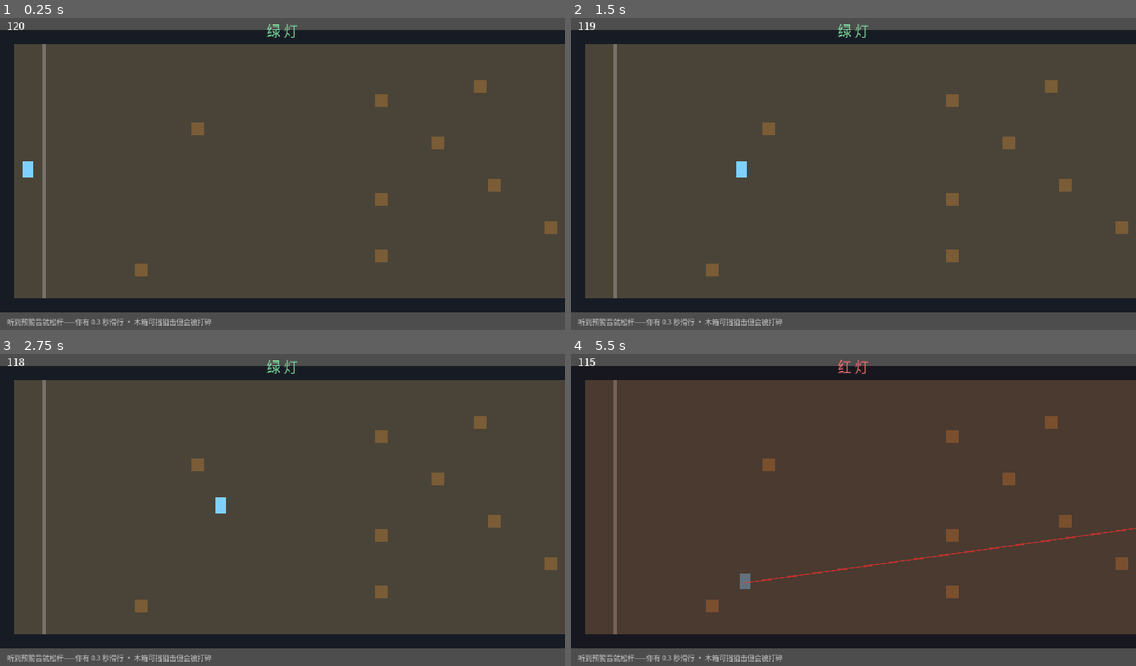
Above: before the commit, frames 1-4 (two rows, left to right).
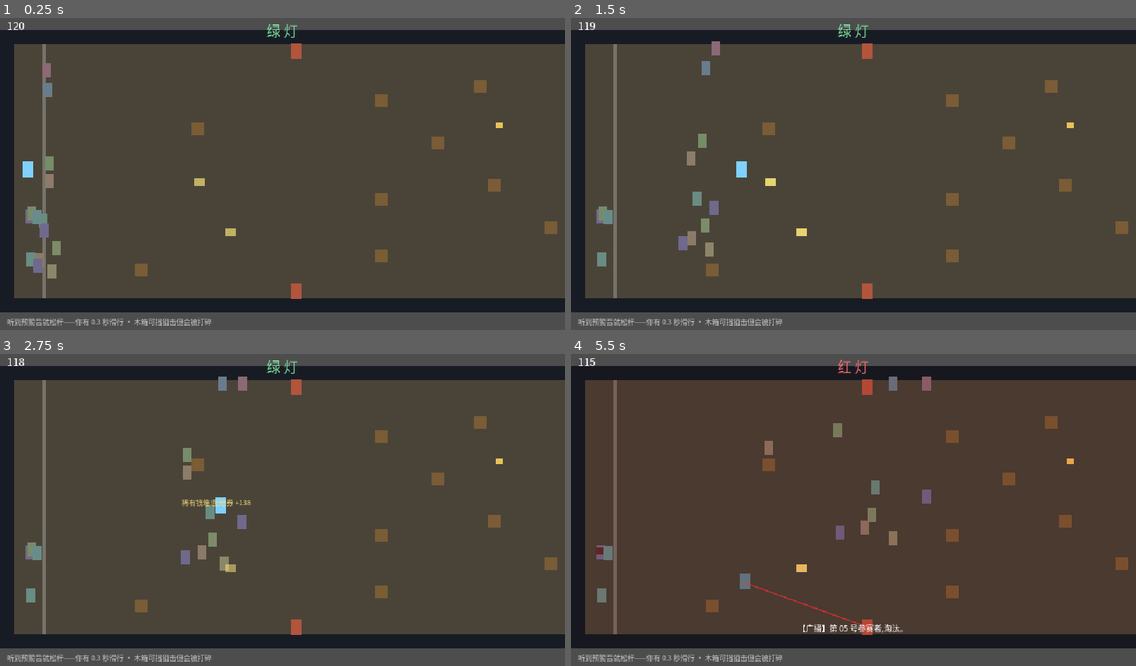
Above: after the commit, the same moments.

Repository: 1qw234e3/squid-rogue
Game: Godot game, scene res://scenes/games/RedLight.tscn
Same seed, same stepped clock (60 frames per second), same inputs: the game is played once before the commit and once after it. This scene is started directly instead of the project's main scene.
Inputs (mouse positions are in pixels of both pictures, inside the frame that each line leads up to):
- Up to frame 1 (0.25 s): no input
- Up to frame 2 (1.5 s): tap Enter (ui_accept) at 0.5, 0.77 s; move the mouse to (977, 155) at 0.52 s; press the mouse at (977, 155) at 0.53 s; hold D (move_right) 0.53-1.25 s; tap Space (roll) at 0.6 s; release the mouse at (977, 155) at 1.25 s; drag from (740, 186) to (825, 233) at 1.27 s
- Up to frame 3 (2.75 s): move the mouse to (339, 438) at 2.02 s; press the mouse at (339, 438) at 2.03 s; hold D (move_right) from 2.03 s (still down); tap E (interact) at 2.1 s
- Up to frame 4 (5.5 s): release D (move_right) at 2.75 s; release the mouse at (910, 438) at 2.75 s; drag from (825, 569) to (684, 460) at 2.77 s; move the mouse to (1023, 553) at 3.52 s; press the mouse at (1023, 553) at 3.53 s; hold A (move_left) 3.53-4.25 s; tap Enter (ui_accept) at 3.77, 5 s; release the mouse at (1023, 553) at 4.25 s; drag from (684, 460) to (768, 428) at 4.27 s; move the mouse to (881, 506) at 5.02 s; press the mouse at (881, 506) at 5.03 s; hold S (move_down) from 5.03 s (still down); tap Space (roll) at 5.1 s

The runs differ from the first frame. In frame 1, 1.1% of the frame differs, in the area x 4-89%, y 8-91%; in frame 2, 1.2%; in frame 3, 1.3%; in frame 4, 1.7%, in the area x 4-100%, y 7-91%.

Commit message:
[m1] 关卡内NPC参赛者 + 稀有物件(钱/食物) + 场边守卫执法
- 木头人加入14个AI参赛者:勇气参数驱动(莽夫冲/怂包赖到限时逼迫),
  红灯反应慢者被守卫狙杀,全岛播报'第X号参赛者,淘汰';掩体同样能救NPC
- 场边四个守卫哨位:处决枪从最近哨位打出(娃娃只负责扫描),弹道tracer可见
- 稀有物件系统(走过即拾):钱袋/食物(HP+2)/稀有钱箱(闪光,120-180券);
  木头人场地撒4个,被狙杀NPC 35%掉遗物券——绿灯舔包=风险换钱
- 守卫猎杀迷宫也撒3个(食物为主,这关挨枪子);拾取飘字+音效反馈

Co-Authored-By: Claude Fable 5 <noreply@anthropic.com>

Diff:
--- /dev/null
+++ b/scripts/actors/contestant.gd
@@ -0,0 +1,70 @@
+extends CharacterBody2D
+## 木头人关的 AI 参赛者(设计文档 §3.1):按勇气参数决定激进度。
+## 勇气高 → 绿灯冲刺、红灯反应及时;勇气低 → 怂,赖在原地直到限时逼迫。
+## 反应慢的会在红灯里滑出违规、被守卫狙杀——他们的死是给玩家的规则教学。
+
+var number := 0
+var courage := 0.5
+var speed := 60.0
+var reaction := 0.1     # 本轮红灯的反应延迟,场景每次红灯重掷
+var dead := false
+var done := false
+var arena: Node2D
+var lane_y := 0.0
+var body_rect: ColorRect
+
+
+func setup(arena_: Node2D, number_: int, courage_: float) -> void:
+	arena = arena_
+	number = number_
+	courage = courage_
+	speed = 45.0 + courage * 45.0
+
+
+func _ready() -> void:
+	add_to_group("contestants")
+	collision_layer = 0
+	collision_mask = 1  # 只撞墙和掩体,不挡玩家也不互相挤
+	var shape := CollisionShape2D.new()
+	var rect := RectangleShape2D.new()
+	rect.size = Vector2(10, 12)
+	shape.shape = rect
+	add_child(shape)
+	body_rect = ColorRect.new()
+	body_rect.size = Vector2(10, 16)
+	body_rect.position = Vector2(-5, -10)
+	body_rect.color = Color.from_hsv(randf(), 0.25, 0.55)  # 灰扑扑的随机色:背景板,不抢玩家视觉
+	add_child(body_rect)
+	lane_y = global_position.y
+
+
+func _physics_process(delta: float) -> void:
+	if dead or done:
+		velocity = Vector2.ZERO
+		return
+	if arena.is_green():
+		# 怂包(勇气<0.35)赖着不动,直到限时开始逼人(§3.1:总限时逼迫全员)
+		if courage < 0.35 and arena.time_left > 45.0:
+			velocity = Vector2.ZERO
+		else:
+			var target_y: float = lane_y + sin(Time.get_ticks_msec() / 700.0 + number) * 10.0
+			velocity = Vector2(speed, clampf(target_y - global_position.y, -20.0, 20.0))
+	else:
+		# 预警/红灯:reaction 秒内还在慢吞吞地减速——这段滑行就是死因
+		if arena.time_in_light < reaction:
+			velocity = velocity.move_toward(Vector2.ZERO, 150.0 * delta)
+		else:
+			velocity = velocity.move_toward(Vector2.ZERO, 900.0 * delta)
+	move_and_slide()
+	if global_position.x >= arena.finish_x:
+		done = true
+		var tw := create_tween()
+		tw.tween_property(self, "modulate:a", 0.0, 0.6)  # 到达终点,退场
+
+
+func die() -> void:
+	dead = true
+	velocity = Vector2.ZERO
+	body_rect.color = Color("5e2c2c")
+	body_rect.size = Vector2(16, 8)  # 倒下
+	body_rect.position = Vector2(-8, -4)
--- a/scripts/actors/player.gd
+++ b/scripts/actors/player.gd
@@ -103,6 +103,13 @@
 			return
 
 
+func heal(amount: int) -> void:
+	if hp <= 0:
+		return
+	hp = mini(hp + amount, MAX_HP)
+	EventBus.player_hp_changed.emit(hp, MAX_HP)
+
+
 func take_damage(dmg: int, from_dir: Vector2) -> void:
 	if rolling or hp <= 0:
 		return  # 翻滚期间免伤 = 无敌帧
--- a/scripts/autoload/game.gd
+++ b/scripts/autoload/game.gd
@@ -67,6 +67,22 @@
 		_ui_font = SystemFont.new()
 		_ui_font.font_names = PackedStringArray(["PingFang SC", "Hiragino Sans GB", "Microsoft YaHei", "Noto Sans CJK SC"])
 	return _ui_font
+
+
+## 世界坐标处冒一行小字,上浮淡出(拾取/奖励提示通用)
+func float_text(pos: Vector2, text: String, color := Color.WHITE) -> void:
+	var l := Label.new()
+	l.text = text
+	l.add_theme_font_override("font", ui_font())
+	l.add_theme_font_size_override("font_size", 8)
+	l.modulate = color
+	get_tree().current_scene.add_child(l)
+	l.global_position = pos + Vector2(-20, -18)
+	var tw := l.create_tween()
+	tw.set_parallel(true)
+	tw.tween_property(l, "position:y", l.position.y - 14.0, 0.8)
+	tw.tween_property(l, "modulate:a", 0.0, 0.6).set_delay(0.3)
+	get_tree().create_timer(1.0).timeout.connect(l.queue_free)
 
 
 ## UI 快捷:建一个用中文字体的 Label(默认字体不含中文)
--- /dev/null
+++ b/scripts/combat/loot.gd
@@ -0,0 +1,54 @@
+extends Node2D
+## 场地稀有物(走过即拾,自轮询玩家距离,无需场景接线):
+## 钱袋(配给券)/ 食物(回血)/ 稀有钱箱(大额,闪光提示——"幸运感"需要被看见)。
+
+const KINDS := {
+	"money": {"color": Color("e8c25a"), "size": Vector2(8, 6)},
+	"food": {"color": Color("7fd17f"), "size": Vector2(7, 7)},
+	"cache": {"color": Color("ffea7a"), "size": Vector2(12, 9)},
+}
+
+var kind := "money"
+var amount := 30
+var rect: ColorRect
+
+
+func _ready() -> void:
+	add_to_group("loot")
+	var spec: Dictionary = KINDS[kind]
+	rect = ColorRect.new()
+	rect.size = spec.size
+	rect.position = -spec.size / 2.0
+	rect.color = spec.color
+	add_child(rect)
+	if kind == "cache":
+		var tw := create_tween().set_loops()
+		tw.tween_property(rect, "modulate:a", 0.45, 0.4)
+		tw.tween_property(rect, "modulate:a", 1.0, 0.4)
+
+
+func _process(_delta: float) -> void:
+	var p := get_tree().get_first_node_in_group("player")
+	if p == null or not (p is Node2D) or not p.visible:
+		return
+	if p.global_position.distance_to(global_position) < 14.0:
+		_collect(p)
+
+
+func _collect(p: Node) -> void:
+	set_process(false)
+	var text := ""
+	match kind:
+		"money":
+			Run.tickets += amount
+			text = "配给券 +%d" % amount
+		"cache":
+			Run.tickets += amount
+			text = "稀有钱箱!配给券 +%d" % amount
+		"food":
+			if p.has_method("heal"):
+				p.heal(2)
+			text = "食物:HP +2"
+	Game.play_sfx("hit", 1.7)
+	Game.float_text(global_position, text, Color("ffe07a"))
+	queue_free()
--- a/scripts/games/red_light.gd
+++ b/scripts/games/red_light.gd
@@ -6,6 +6,8 @@
 
 const PlayerScript := preload("res://scripts/actors/player.gd")
 const ShakeCamera := preload("res://scripts/m0/shake_camera.gd")
+const Contestant := preload("res://scripts/actors/contestant.gd")
+const Loot := preload("res://scripts/combat/loot.gd")
 
 const CELL := 16
 const FIELD_W := 60
@@ -16,11 +18,17 @@
 const LASER_TIME := 0.5     # 预瞄到开枪的窗口
 const COVER_COUNT := 12
 const COVER_HP := 3
+const NPC_COUNT := 14
+const LOOT_COUNT := 4
 
 enum Light { GREEN, WARN, RED }
 
 var light := Light.GREEN
 var light_timer := 2.0
+var time_in_light := 0.0   # 进入当前灯态多久了(NPC 反应判定用)
+var contestants: Array = []
+var kill_queue: Array = []  # {npc, t}:已被判违规、等待处决的 NPC
+var guard_posts: Array = [] # 场边守卫哨位坐标,处决枪从最近哨位打出
 var time_left := TIME_LIMIT
 var violate := 0.0
 var laser_timer := -1.0
@@ -36,6 +44,8 @@
 var hud_light: Label
 var hud_time: Label
 var hud_msg: Label
+var hud_cast: Label
+var cast_timer := 0.0
 
 
 func _ready() -> void:
@@ -45,6 +55,9 @@
 	_spawn_player()
 	_spawn_covers()
 	_build_doll()
+	_build_guard_posts()
+	_spawn_contestants()
+	_spawn_loot()
 	_setup_hud()
 	tint = CanvasModulate.new()
 	add_child(tint)
@@ -61,7 +74,13 @@
 	if finished:
 		return
 	time_left -= delta
+	time_in_light += delta
 	hud_time.text = "%d" % maxi(ceili(time_left), 0)
+	_process_kill_queue(delta)
+	if cast_timer > 0.0:
+		cast_timer -= delta
+		if cast_timer <= 0.0:
+			hud_cast.modulate.a = 0.0
 	if time_left <= 0.0:
 		_snipe_player()  # 超时 = 直接清场
 		_eliminate("超时")
@@ -80,7 +99,7 @@
 				_set_light(Light.GREEN)
 	if laser_timer >= 0.0:
 		laser_timer -= delta
-		laser.points = PackedVector2Array([doll_eye_pos, player.global_position])
+		laser.points = PackedVector2Array([_nearest_post(player.global_position), player.global_position])
 		if laser_timer < 0.0:
 			_resolve_shot()
 	if player.global_position.x >= finish_x and not finished:
@@ -89,9 +108,16 @@
 
 # ---------- 灯与判定 ----------
 
+func is_green() -> bool:
+	return light == Light.GREEN
+
+
 func _set_light(s: Light) -> void:
 	light = s
 	violate = 0.0
+	time_in_light = 0.0
+	if s == Light.RED:
+		_roll_npc_violations()
 	match s:
 		Light.GREEN:
 			light_timer = rng.randf_range(2.5, 5.0)
@@ -130,17 +156,80 @@
 func _resolve_shot() -> void:
 	laser.visible = false
 	laser_timer = -1.0
-	# 从娃娃眼睛到玩家打射线:被掩体挡住 → 掩体挨这一枪;否则玩家挨
-	var params := PhysicsRayQueryParameters2D.create(doll_eye_pos, player.global_position, 1)
+	# 处决枪从最近的场边守卫哨位打出:被掩体挡住 → 掩体挨这一枪;否则玩家挨
+	var post := _nearest_post(player.global_position)
+	var params := PhysicsRayQueryParameters2D.create(post, player.global_position, 1)
 	var hit := get_world_2d().direct_space_state.intersect_ray(params)
 	Game.play_sfx("shoot_heavy", 0.9)
 	Game.shake(3.0)
+	_tracer(post, player.global_position)
 	if hit.is_empty():
 		_snipe_player()
 		if player.hp <= 0:
 			_eliminate("红灯期间移动")
 	else:
 		_damage_cover(hit.collider)
+
+
+# ---------- 参赛者 NPC 与处决 ----------
+
+## 红灯落下的瞬间,给每个活着的 NPC 掷反应延迟;滑出太多的进处决队列
+func _roll_npc_violations() -> void:
+	for npc in contestants:
+		if npc.dead or npc.done:
+			continue
+		npc.reaction = maxf(0.0, (1.0 - npc.courage) * rng.randf_range(0.0, 0.4))
+		if npc.reaction > 0.15 and rng.randf() < 0.5:
+			kill_queue.append({"npc": npc, "t": npc.reaction + 0.35})
+
+
+func _process_kill_queue(delta: float) -> void:
+	for entry in kill_queue.duplicate():
+		entry.t -= delta
+		if entry.t > 0.0:
+			continue
+		kill_queue.erase(entry)
+		var npc: CharacterBody2D = entry.npc
+		if npc.dead or npc.done:
+			continue
+		var post := _nearest_post(npc.global_position)
+		# 躲到掩体后的 NPC 也能逃过一劫——规则对所有人一致,玩家看得懂
+		var params := PhysicsRayQueryParameters2D.create(post, npc.global_position, 1)
+		if not get_world_2d().direct_space_state.intersect_ray(params).is_empty():
+			continue
+		_tracer(post, npc.global_position)
+		Game.play_sfx_at("shoot_heavy", npc.global_position, 0.9)
+		npc.die()
+		_broadcast("第 %02d 号参赛者,淘汰。" % npc.number)
+		# 死者遗物:35% 掉一小袋配给券,绿灯里去舔包是风险换钱
+		if rng.randf() < 0.35:
+			_drop_loot("money", rng.randi_range(10, 30), npc.global_position + Vector2(8, 0))
+
+
+func _nearest_post(pos: Vector2) -> Vector2:
+	var best: Vector2 = guard_posts[0]
+	for p in guard_posts:
+		if p.distance_to(pos) < best.distance_to(pos):
+			best = p
+	return best
+
+
+## 处决弹道:一条瞬间画满、快速淡出的亮线
+func _tracer(from: Vector2, to: Vector2) -> void:
+	var line := Line2D.new()
+	line.width = 1.5
+	line.default_color = Color(1.0, 0.9, 0.7, 0.9)
+	line.points = PackedVector2Array([from, to])
+	add_child(line)
+	var tw := line.create_tween()
+	tw.tween_property(line, "modulate:a", 0.0, 0.15)
+	tw.tween_callback(line.queue_free)
+
+
+func _broadcast(text: String) -> void:
+	hud_cast.text = "【广播】" + text
+	hud_cast.modulate.a = 1.0
+	cast_timer = 3.0
 
 
 func _snipe_player() -> void:
@@ -244,6 +333,53 @@
 		covers.append({"body": body, "visual": visual, "hp": COVER_HP})
 
 
+func _build_guard_posts() -> void:
+	# 场边四个守卫哨位:上下各两个,处决枪从这里打出——"谁在执法"看得见
+	var xs := [FIELD_W * 0.35, FIELD_W * 0.7]
+	for x in xs:
+		guard_posts.append(Vector2(x * CELL, CELL * 1.5))
+		guard_posts.append(Vector2(x * CELL, (FIELD_H - 1.5) * CELL))
+	for p in guard_posts:
+		var g := ColorRect.new()
+		g.size = Vector2(12, 18)
+		g.position = p - Vector2(6, 9)
+		g.color = Color("b3543d")  # 铜盔守卫占位色
+		add_child(g)
+
+
+func _spawn_contestants() -> void:
+	for i in NPC_COUNT:
+		var npc := Contestant.new()
+		npc.setup(self, i + 1 if i + 1 < 23 else i + 2, rng.randf())  # 23 号留给玩家
+		add_child(npc)
+		npc.global_position = Vector2(
+			rng.randf_range(1.5, 3.0) * CELL,
+			rng.randf_range(2.0, FIELD_H - 2.0) * CELL
+		)
+		contestants.append(npc)
+
+
+func _spawn_loot() -> void:
+	# 稀有物以钱和食物为主:60% 钱袋 / 25% 稀有钱箱 / 15% 食物
+	for i in LOOT_COUNT:
+		var roll := rng.randf()
+		var pos := Vector2(rng.randf_range(10.0, FIELD_W - 10.0), rng.randf_range(3.0, FIELD_H - 3.0)) * CELL
+		if roll < 0.6:
+			_drop_loot("money", rng.randi_range(20, 50), pos)
+		elif roll < 0.85:
+			_drop_loot("cache", rng.randi_range(120, 180), pos)
+		else:
+			_drop_loot("food", 0, pos)
+
+
+func _drop_loot(kind: String, amount: int, pos: Vector2) -> void:
+	var loot := Loot.new()
+	loot.kind = kind
+	loot.amount = amount
+	add_child(loot)
+	loot.global_position = pos
+
+
 func _build_doll() -> void:
 	var doll_pos := Vector2((FIELD_W - 2) * CELL, FIELD_H * CELL / 2.0)
 	var body := ColorRect.new()
@@ -271,3 +407,7 @@
 	hud_msg.size = Vector2(640, 40)
 	hud_msg.horizontal_alignment = HORIZONTAL_ALIGNMENT_CENTER
 	hud_msg.visible = false
+	hud_cast = Game.make_label(layer, Vector2(0, 310), 9)
+	hud_cast.size = Vector2(640, 16)
+	hud_cast.horizontal_alignment = HORIZONTAL_ALIGNMENT_CENTER
+	hud_cast.modulate.a = 0.0
--- a/scripts/m0/m0_arena.gd
+++ b/scripts/m0/m0_arena.gd
@@ -9,6 +9,7 @@
 const PickupScript := preload("res://scripts/combat/pickup.gd")
 const WeaponScript := preload("res://scripts/combat/weapon.gd")
 const ShakeCamera := preload("res://scripts/m0/shake_camera.gd")
+const Loot := preload("res://scripts/combat/loot.gd")
 
 const CELL := 16
 const GRID_W := 44
@@ -53,6 +54,7 @@
 	_spawn_exit()
 	_spawn_guards()
 	_spawn_weapon_crates()
+	_spawn_loot()
 	EventBus.guard_died.connect(_on_guard_died)
 	EventBus.player_died.connect(_on_player_died)
 	EventBus.exit_reached.connect(_on_exit_reached)
@@ -236,6 +238,22 @@
 		p.global_position = _random_floor_in_room(room)
 
 
+func _spawn_loot() -> void:
+	# 迷宫里的稀有物:这关挨枪子,食物(回血)和钱对半分
+	for i in 3:
+		if rooms.size() < 3:
+			break
+		var room: Rect2i = rooms[rng.randi_range(1, rooms.size() - 2)]
+		var loot := Loot.new()
+		if rng.randf() < 0.5:
+			loot.kind = "food"
+		else:
+			loot.kind = "money"
+			loot.amount = rng.randi_range(20, 40)
+		add_child(loot)
+		loot.global_position = _random_floor_in_room(room)
+
+
 # ---------- HUD ----------
 
 func _setup_hud() -> void:
